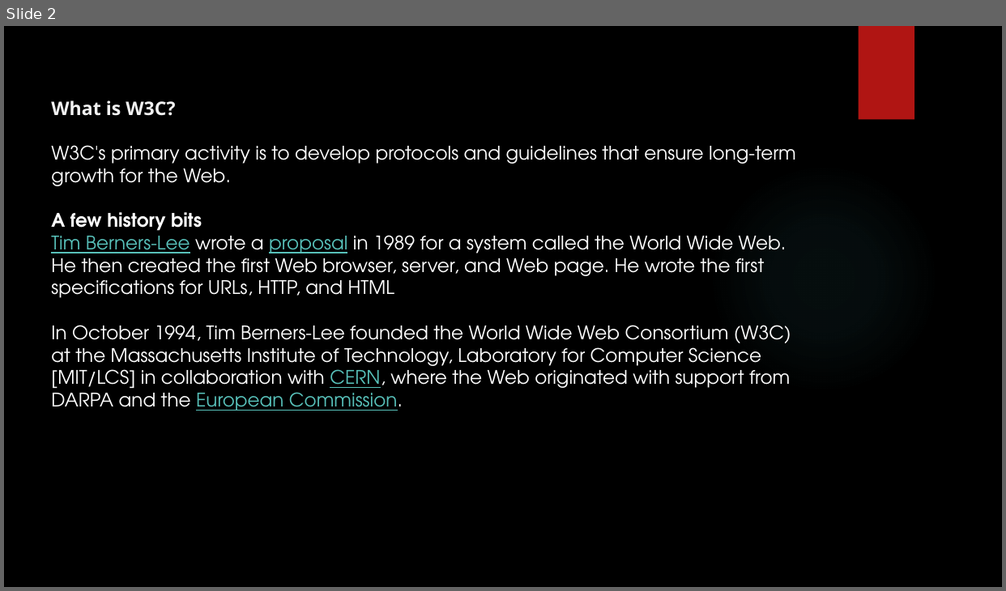
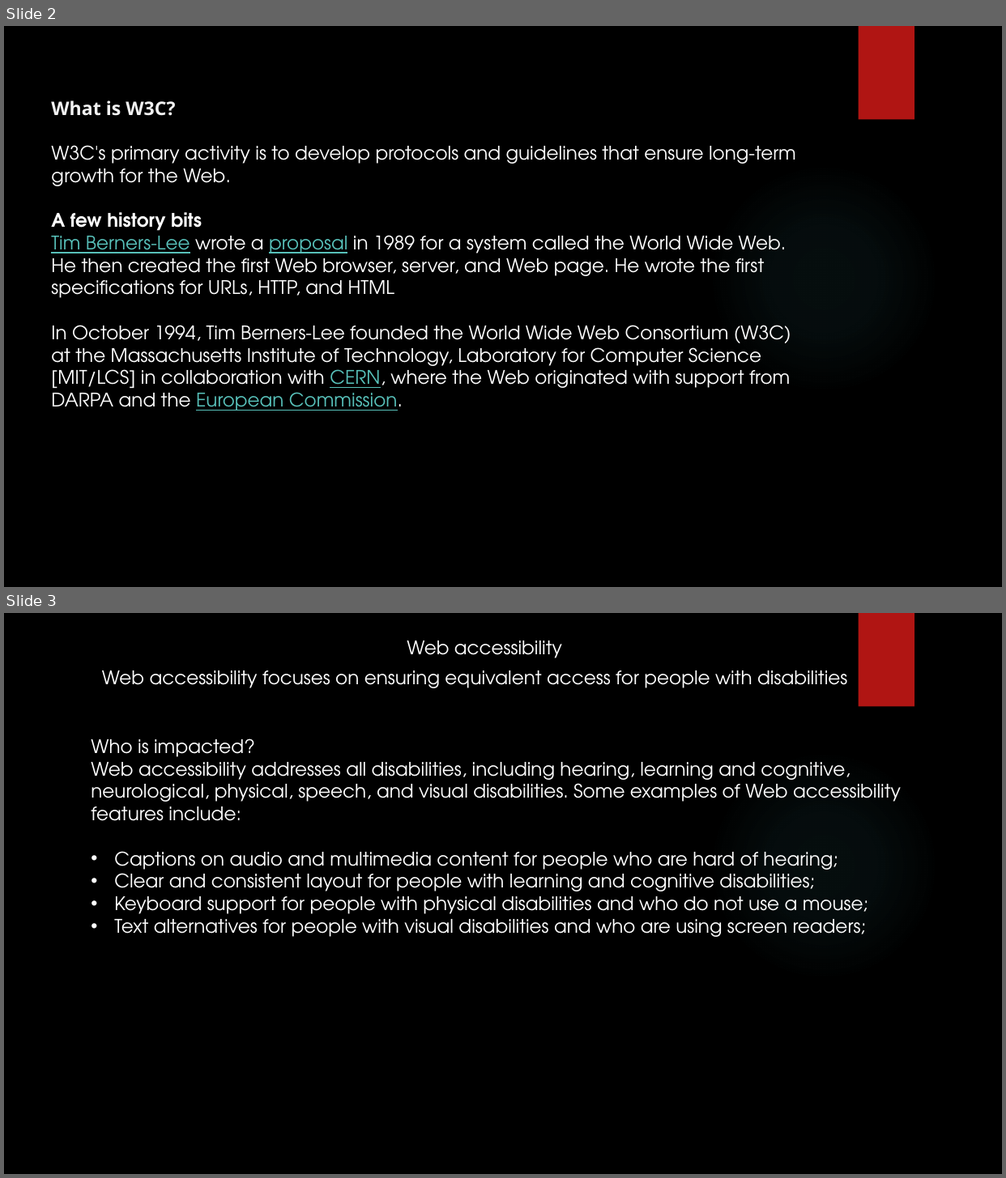
Before and after one commit to yogeshwar1996/HTML5CSS, a slide deck: Fundamentals of HTML and CSS.pptx. Shown one above the other, each under a label of ours: slide 2 before the commit, slides 2 and 3 after it. The pictures are 1006x591 and 1006x1178 pixels, drawn with LibreOffice and Linux fonts; fonts in the diff are those of the drawing; background and template pictures are left out. Boxes give left, top, right and bottom in pixels: in the first picture for what was removed or moved away, otherwise in the second. Text is boxed around its words. In the diff, an @@ line names an element or a change of style, - is before the commit and + after.

Commit message:
Add Slide for Web Accessiblity - Page Title

```diff
--- a/Fundamentals of HTML and CSS.pptx
+++ b/Fundamentals of HTML and CSS.pptx
@@ slide 3 added at (x1=4, y1=613, x2=1002, y2=1174), background picture (left out); not listed: 2 template elements that a slide beside it also shows @@
@@ text added at (x1=407, y1=641, x2=562, y2=658), 18 pt, text #FFFFFF @@
+Web accessibility
@@ text added at (x1=102, y1=671, x2=847, y2=688), 18 pt, text #FFFFFF @@
+Web accessibility focuses on ensuring equivalent access for people with disabilities
@@ text added at (x1=91, y1=739, x2=901, y2=937), 18 pt, text #FFFFFF @@
+Who is impacted?
+Web accessibility addresses all disabilities, including hearing, learning and cognitive, neurological, physical, speech, and visual disabilities. Some examples of Web accessibility features include:
+• Captions on audio and multimedia content for people who are hard of hearing;
+• Clear and consistent layout for people with learning and cognitive disabilities;
+• Keyboard support for people with physical disabilities and who do not use a mouse;
+• Text alternatives for people with visual disabilities and who are using screen readers;
```
Also in this commit, not shown: 16 other slides added.
